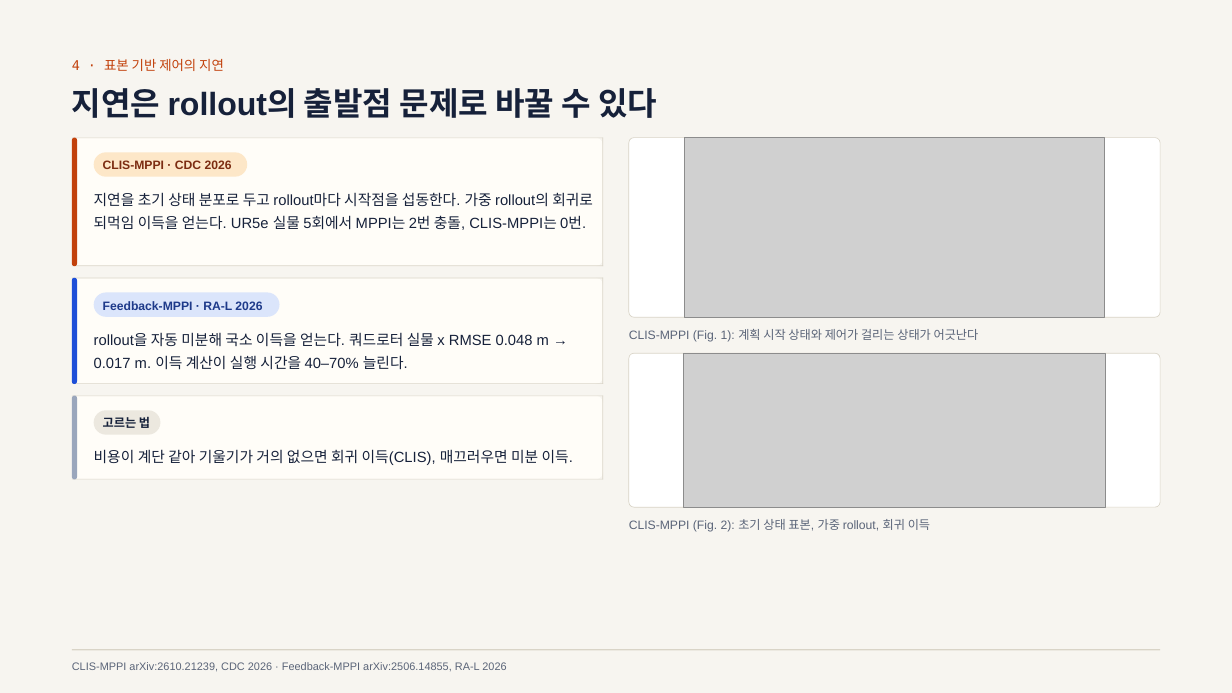
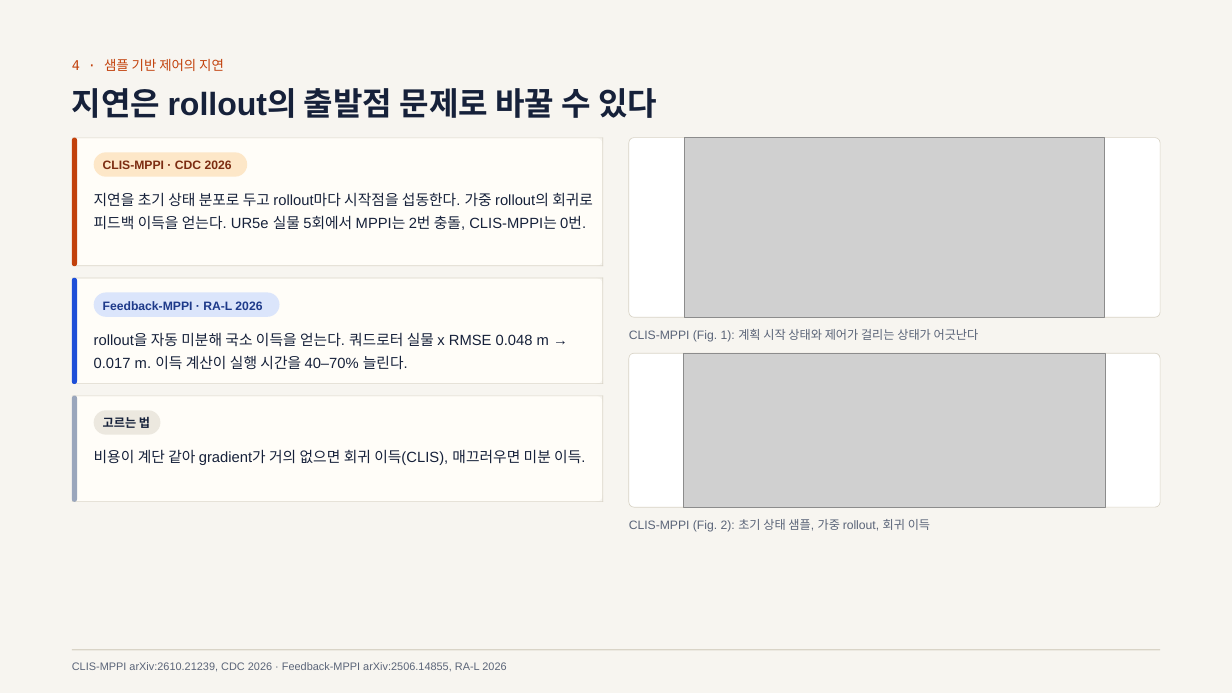
Before and after one commit to Geonhee-LEE/travplan-site, a slide deck: slide 24 of slides/study-controller/study-controller.pptx. Drawn at 1232x693 pixels with LibreOffice and Linux fonts; fonts in the diff are those of the drawing; grey boxes stand for pictures. Boxes give left, top, right and bottom in pixels: in the first picture for what was removed or moved away, otherwise in the second. Text is boxed around its words. In the diff, an @@ line names an element or a change of style, - is before the commit and + after.

```diff
--- a/slides/study-controller/study-controller.pptx
+++ b/slides/study-controller/study-controller.pptx
@@ text at bbox=[72, 59, 224, 71]: text changed @@
-4 · 표본 기반 제어의 지연
+4 · 샘플 기반 제어의 지연
@@ text at bbox=[94, 192, 593, 230]: text changed @@
-지연을 초기 상태 분포로 두고 rollout마다 시작점을 섭동한다. 가중 rollout의 회귀로 되먹임 이득을 얻는다. UR5e 실물 5회에서 MPPI는 2번 충돌, CLIS-MPPI는 0번.
+지연을 초기 상태 분포로 두고 rollout마다 시작점을 섭동한다. 가중 rollout의 회귀로 피드백 이득을 얻는다. UR5e 실물 5회에서 MPPI는 2번 충돌, CLIS-MPPI는 0번.
@@ rounded rectangle: place and size @@
-rounded rectangle at bbox=[72, 396, 604, 480]
+rounded rectangle at bbox=[72, 396, 604, 502]
@@ rounded rectangle at bbox=[72, 396, 604, 502]: proportions changed @@
@@ rounded rectangle: place and size @@
-rounded rectangle at bbox=[72, 396, 78, 480]
+rounded rectangle at bbox=[72, 396, 78, 502]
@@ rectangle: place and size @@
-rectangle at bbox=[603, 396, 604, 480]
+rectangle at bbox=[603, 396, 604, 502]
@@ text at bbox=[94, 449, 585, 465]: text changed @@
-비용이 계단 같아 기울기가 거의 없으면 회귀 이득(CLIS), 매끄러우면 미분 이득.
+비용이 계단 같아 gradient가 거의 없으면 회귀 이득(CLIS), 매끄러우면 미분 이득.
@@ rectangle: place and size @@
-rectangle at bbox=[72, 479, 604, 480]
+rectangle at bbox=[72, 501, 604, 502]
@@ text at bbox=[629, 519, 930, 532]: text changed @@
-CLIS-MPPI (Fig. 2): 초기 상태 표본, 가중 rollout, 회귀 이득
+CLIS-MPPI (Fig. 2): 초기 상태 샘플, 가중 rollout, 회귀 이득
```
Also in this commit, not shown: 36 other slides changed, 46 other files.
